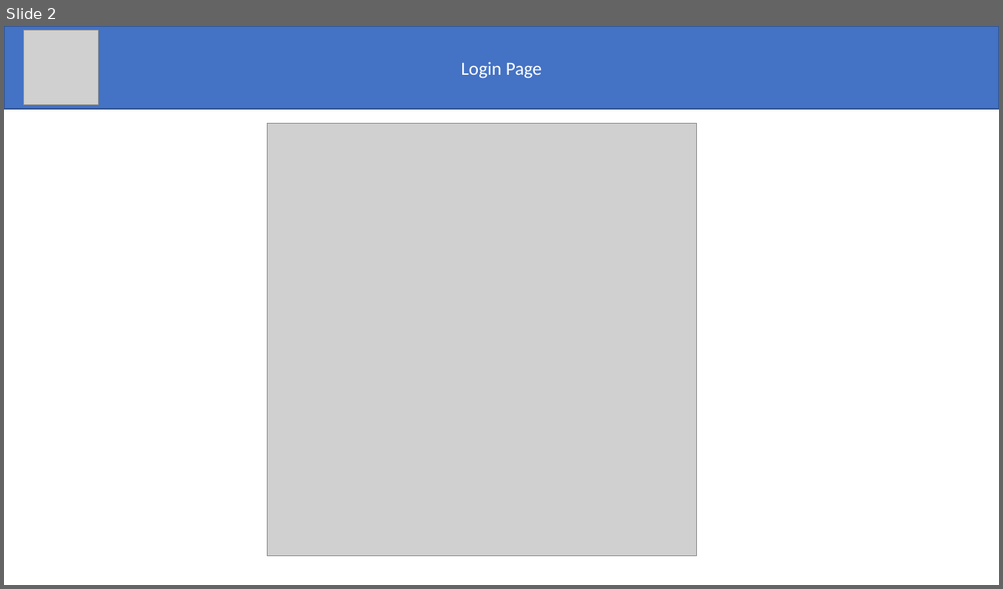
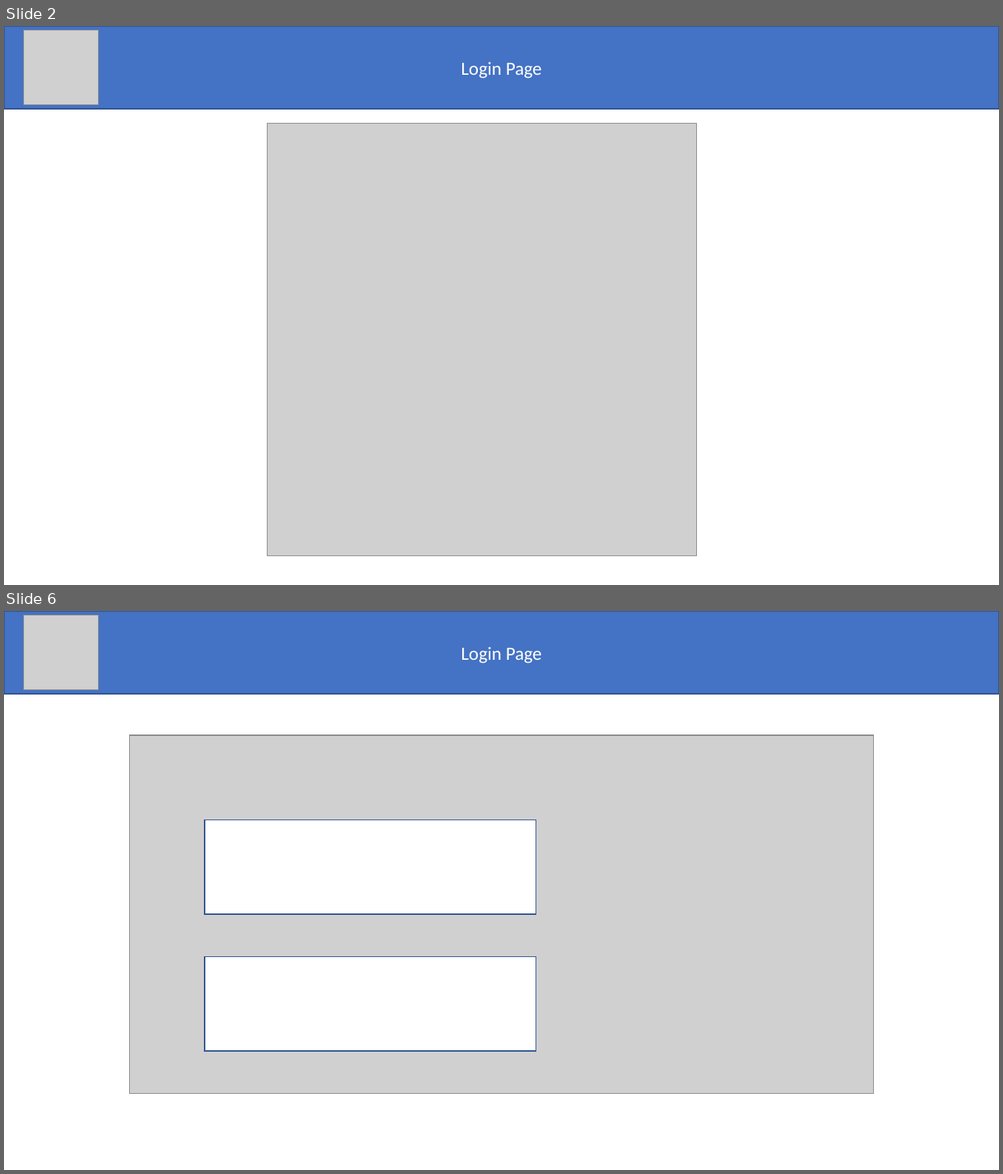
Before and after one commit to SMU-Bootcamp-Project3/Cardify, a slide deck: Wireframe.pptx. Shown one above the other, each under a label of ours: slide 2 before the commit, slides 2 and 6 after it; the slides between them are not shown. The pictures are 1003x589 and 1003x1174 pixels, drawn with LibreOffice and Linux fonts; fonts in the diff are those of the drawing; grey boxes stand for pictures. Boxes give left, top, right and bottom in pixels: in the first picture for what was removed or moved away, otherwise in the second. Text is boxed around its words. In the diff, an @@ line names an element or a change of style, - is before the commit and + after.

```diff
--- a/Wireframe.pptx
+++ b/Wireframe.pptx
@@ slide 6 added at (x1=4, y1=611, x2=999, y2=1170), background #FFFFFF @@
@@ rectangle added at (x1=4, y1=611, x2=999, y2=694), fill #4472C4, outline #325491 1 pt, 18 pt, text #FFFFFF @@
+Login Page
@@ picture added at (x1=23, y1=615, x2=98, y2=690) @@
@@ picture added at (x1=129, y1=735, x2=874, y2=1094) @@
@@ rectangle added at (x1=205, y1=820, x2=536, y2=914), fill #FFFFFF, outline #325491 1 pt @@
@@ rectangle added at (x1=205, y1=957, x2=536, y2=1051), fill #FFFFFF, outline #325491 1 pt @@
```
Also in this commit, not shown: 3 other slides added, 2 slides removed.
